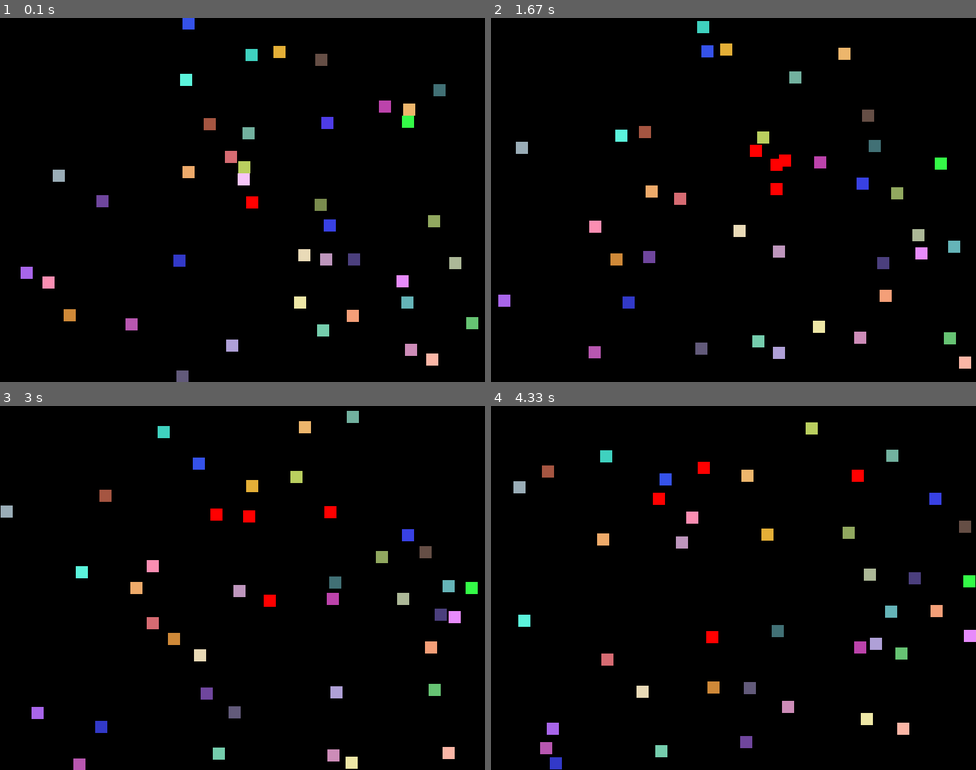
Above: before the commit, frames 1-4 (two rows, left to right).
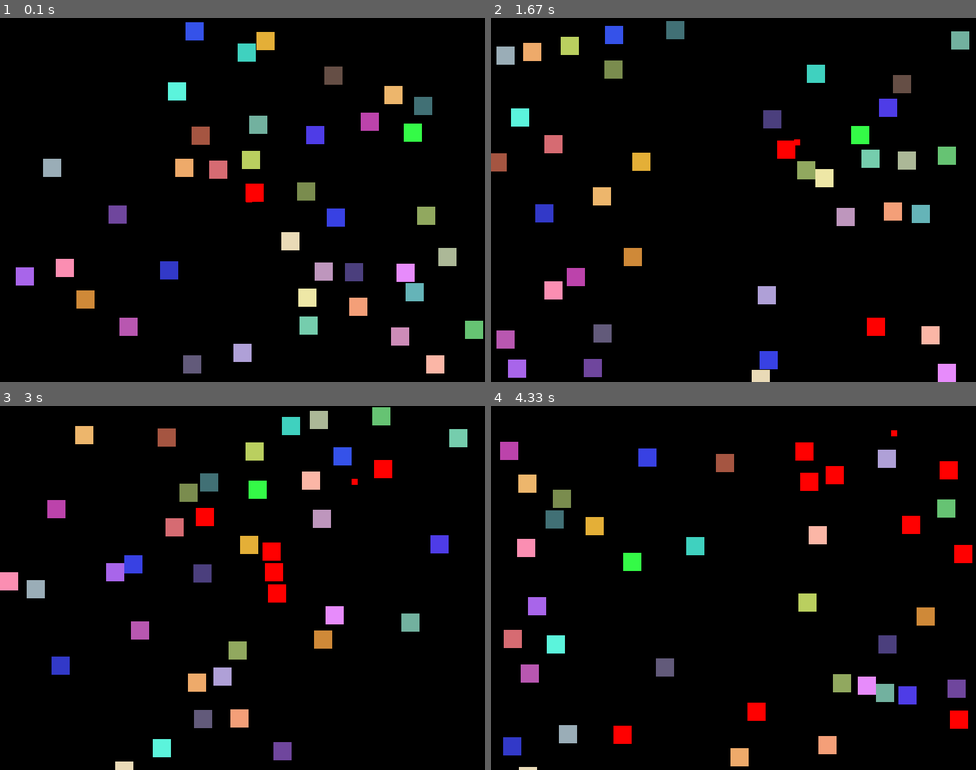
Above: after the commit, the same moments.

Repository: fischettijw/Breakout
Game: pygame game, started from Bouncing/POC_Herd_Immunity.py
The game is run twice, just before and just after one commit, with the same random seed, the same clock (stepped at 60 frames per second) and the same inputs.
Inputs:
- Up to frame 1 (0.1 s): no input
- Up to frame 2 (1.67 s): no input
- Up to frame 3 (3 s): no input
- Up to frame 4 (4.33 s): no input

The runs differ from the first frame. In frame 1, 8.8% of the frame differs, in the area x 3-100%, y 0-100%; in frame 2, 11%, in the area x 0-99%, y 0-100%; in frame 3, 10%; in frame 4, 11%.

Commit message:
03-08-2024  05:35 AM

Diff:
--- /dev/null
+++ b/Abigail/ChatGPT_HerdImmunity_01.py
@@ -0,0 +1,110 @@
+# https://chatgpt.com/share/67cc15cf-1d9c-8011-b3d5-dd95968a9a5b
+
+import pygame
+import random
+import math
+
+# Initialize Pygame
+pygame.init()
+
+# Screen dimensions
+WIDTH, HEIGHT = 800, 600
+screen = pygame.display.set_mode((WIDTH, HEIGHT))
+pygame.display.set_caption("Herd Immunity Simulation")
+
+# Colors
+WHITE = (255, 255, 255)
+BLACK = (0, 0, 0)
+GREEN = (0, 200, 0)  # Immune
+RED = (200, 0, 0)    # Infected
+BLUE = (0, 0, 200)   # Susceptible
+
+# Parameters
+POPULATION = 200
+INFECTION_RADIUS = 10
+INFECTION_PROBABILITY = 0.05  # Chance of spreading when in range
+VACCINATED_PERCENT = 0.7     # Starting vaccinated proportion (adjustable)
+
+# Individual class
+class Person:
+    def __init__(self, x, y, status="susceptible"):
+        self.x = x
+        self.y = y
+        self.status = status
+        self.speed = random.uniform(1, 3)
+        self.angle = random.uniform(0, 2 * math.pi)
+
+    def move(self):
+        self.x += self.speed * math.cos(self.angle)
+        self.y += self.speed * math.sin(self.angle)
+
+        # Boundary conditions
+        if self.x < 0 or self.x > WIDTH:
+            self.angle = math.pi - self.angle
+        if self.y < 0 or self.y > HEIGHT:
+            self.angle = -self.angle
+
+    def draw(self):
+        color = BLUE if self.status == "susceptible" else GREEN if self.status == "immune" else RED
+        pygame.draw.circle(screen, color, (int(self.x), int(self.y)), 5)
+
+# Initialize population
+people = []
+for _ in range(POPULATION):
+    x, y = random.randint(0, WIDTH), random.randint(0, HEIGHT)
+    if random.random() < VACCINATED_PERCENT:
+        people.append(Person(x, y, status="immune"))
+    else:
+        people.append(Person(x, y))
+
+# Infect one random person
+random.choice(people).status = "infected"
+
+def check_infection():
+    for person in people:
+        if person.status == "infected":
+            for other in people:
+                if other.status == "susceptible":
+                    dist = math.hypot(person.x - other.x, person.y - other.y)
+                    if dist < INFECTION_RADIUS and random.random() < INFECTION_PROBABILITY:
+                        other.status = "infected"
+
+# Main loop
+running = True
+clock = pygame.time.Clock()
+
+days = 0
+while running:
+    screen.fill(WHITE)
+
+    for event in pygame.event.get():
+        if event.type == pygame.QUIT:
+            running = False
+
+    for person in people:
+        person.move()
+        person.draw()
+
+    check_infection()
+
+    # Count statuses
+    infected_count = sum(1 for p in people if p.status == "infected")
+    immune_count = sum(1 for p in people if p.status == "immune")
+    susceptible_count = POPULATION - infected_count - immune_count
+
+    # Display stats
+    font = pygame.font.SysFont(None, 30)
+    stats = f"Day: {days} | Infected: {infected_count} | Immune: {immune_count} | Susceptible: {susceptible_count}"
+    text = font.render(stats, True, BLACK)
+    screen.blit(text, (10, 10))
+
+    if infected_count == 0:
+        result_text = f"Herd immunity achieved at {immune_count / POPULATION:.0%} vaccinated."
+        result = font.render(result_text, True, GREEN)
+        screen.blit(result, (10, 40))
+
+    pygame.display.flip()
+    clock.tick(30)
+    days += 1
+
+pygame.quit()
--- /dev/null
+++ b/Abigail/ChatGPT_HerdImmunity_02.py
@@ -0,0 +1,120 @@
+# https://chatgpt.com/share/67cc15cf-1d9c-8011-b3d5-dd95968a9a5b
+
+import pygame
+import random
+import math
+
+# Initialize Pygame
+pygame.init()
+
+# Screen dimensions
+WIDTH, HEIGHT = 800, 600
+screen = pygame.display.set_mode((WIDTH, HEIGHT))
+pygame.display.set_caption("Herd Immunity Simulation")
+
+# Colors
+WHITE = (255, 255, 255)
+BLACK = (0, 0, 0)
+GREEN = (0, 200, 0)  # Immune
+RED = (200, 0, 0)    # Infected
+BLUE = (0, 0, 200)   # Susceptible
+
+# Parameters
+POPULATION = 200
+INFECTION_RADIUS = 10
+INFECTION_PROBABILITY = 0.05  # Chance of spreading when in range
+VACCINATED_PERCENT = 0.7     # Starting vaccinated proportion (adjustable)
+
+# Individual class
+class Person:
+    def __init__(self, x, y, status="susceptible"):
+        self.x = x
+        self.y = y
+        self.status = status
+        self.speed = random.uniform(1, 3)
+        self.angle = random.uniform(0, 2 * math.pi)
+
+    def move(self):
+        self.x += self.speed * math.cos(self.angle)
+        self.y += self.speed * math.sin(self.angle)
+
+        # Boundary conditions
+        if self.x < 0 or self.x > WIDTH:
+            self.angle = math.pi - self.angle
+        if self.y < 0 or self.y > HEIGHT:
+            self.angle = -self.angle
+
+    def draw(self):
+        color = BLUE if self.status == "susceptible" else GREEN if self.status == "immune" else RED
+        pygame.draw.circle(screen, color, (int(self.x), int(self.y)), 5)
+
+# Initialize population
+people = []
+for _ in range(POPULATION):
+    x, y = random.randint(0, WIDTH), random.randint(0, HEIGHT)
+    if random.random() < VACCINATED_PERCENT:
+        people.append(Person(x, y, status="immune"))
+    else:
+        people.append(Person(x, y))
+
+# Infect one random person
+random.choice(people).status = "infected"
+
+def check_infection():
+    for person in people:
+        if person.status == "infected":
+            for other in people:
+                if other.status == "susceptible":
+                    dist = math.hypot(person.x - other.x, person.y - other.y)
+                    if dist < INFECTION_RADIUS and random.random() < INFECTION_PROBABILITY:
+                        other.status = "infected"
+
+# Main loop
+running = True
+clock = pygame.time.Clock()
+
+days = 0
+while running:
+    screen.fill(WHITE)
+
+    for event in pygame.event.get():
+        if event.type == pygame.QUIT:
+            running = False
+
+    for person in people:
+        person.move()
+        person.draw()
+
+    check_infection()
+
+    # Count statuses
+    infected_count = sum(1 for p in people if p.status == "infected")
+    immune_count = sum(1 for p in people if p.status == "immune")
+    susceptible_count = POPULATION - infected_count - immune_count
+
+    # Display stats
+    font = pygame.font.SysFont(None, 30)
+    stats = f"Day: {days} | Infected: {infected_count} | Immune: {immune_count} | Susceptible: {susceptible_count}"
+    text = font.render(stats, True, BLACK)
+    screen.blit(text, (10, 10))
+
+    # Display legend
+    pygame.draw.circle(screen, RED, (10, 50), 5)
+    screen.blit(font.render("Infected", True, BLACK), (20, 45))
+
+    pygame.draw.circle(screen, GREEN, (10, 70), 5)
+    screen.blit(font.render("Immune", True, BLACK), (20, 65))
+
+    pygame.draw.circle(screen, BLUE, (10, 90), 5)
+    screen.blit(font.render("Susceptible", True, BLACK), (20, 85))
+
+    if infected_count == 0:
+        result_text = f"Herd immunity achieved at {immune_count / POPULATION:.0%} vaccinated."
+        result = font.render(result_text, True, GREEN)
+        screen.blit(result, (10, 40))
+
+    pygame.display.flip()
+    clock.tick(30)
+    days += 1
+
+pygame.quit()
--- /dev/null
+++ b/Abigail/ChatGPT_HerdImmunity_03.py
@@ -0,0 +1,135 @@
+# https://chatgpt.com/share/67cc15cf-1d9c-8011-b3d5-dd95968a9a5b
+
+import pygame
+import random
+import math
+
+# Initialize Pygame
+pygame.init()
+
+# Screen dimensions
+WIDTH, HEIGHT = 800, 600
+screen = pygame.display.set_mode((WIDTH, HEIGHT))
+pygame.display.set_caption("Herd Immunity Simulation")
+
+# Colors
+WHITE = (255, 255, 255)
+BLACK = (0, 0, 0)
+GREEN = (0, 200, 0)  # Immune
+RED = (200, 0, 0)    # Infected
+BLUE = (0, 0, 200)   # Susceptible
+
+# Parameters
+POPULATION = 200
+INFECTION_RADIUS = 10
+INFECTION_PROBABILITY = 0.05  # Chance of spreading when in range
+VACCINATED_PERCENT = 0.7     # Starting vaccinated proportion (adjustable)
+HERD_IMMUNITY_THRESHOLD = 0.7  # Minimum percentage for herd immunity
+
+# Individual class
+class Person:
+    def __init__(self, x, y, status="susceptible"):
+        self.x = x
+        self.y = y
+        self.status = status
+        self.speed = random.uniform(1, 3)
+        self.angle = random.uniform(0, 2 * math.pi)
+
+    def move(self):
+        self.x += self.speed * math.cos(self.angle)
+        self.y += self.speed * math.sin(self.angle)
+
+        # Boundary conditions
+        if self.x < 0 or self.x > WIDTH:
+            self.angle = math.pi - self.angle
+        if self.y < 0 or self.y > HEIGHT:
+            self.angle = -self.angle
+
+    def draw(self):
+        color = BLUE if self.status == "susceptible" else GREEN if self.status == "immune" else RED
+        pygame.draw.circle(screen, color, (int(self.x), int(self.y)), 5)
+
+# Initialize population
+people = []
+for _ in range(POPULATION):
+    x, y = random.randint(0, WIDTH), random.randint(0, HEIGHT)
+    if random.random() < VACCINATED_PERCENT:
+        people.append(Person(x, y, status="immune"))
+    else:
+        people.append(Person(x, y))
+
+# Infect one random person
+random.choice(people).status = "infected"
+
+def check_infection():
+    for person in people:
+        if person.status == "infected":
+            for other in people:
+                if other.status == "susceptible":
+                    dist = math.hypot(person.x - other.x, person.y - other.y)
+                    if dist < INFECTION_RADIUS and random.random() < INFECTION_PROBABILITY:
+                        other.status = "infected"
+
+# Main loop
+running = True
+clock = pygame.time.Clock()
+
+days = 0
+herd_immunity_achieved = False
+while running:
+    screen.fill(WHITE)
+
+    for event in pygame.event.get():
+        if event.type == pygame.QUIT:
+            running = False
+
+    for person in people:
+        person.move()
+        person.draw()
+
+    check_infection()
+
+    # Count statuses
+    infected_count = sum(1 for p in people if p.status == "infected")
+    immune_count = sum(1 for p in people if p.status == "immune")
+    susceptible_count = POPULATION - infected_count - immune_count
+
+    # Display stats
+    font = pygame.font.SysFont(None, 30)
+    stats = f"Day: {days} | Infected: {infected_count} | Immune: {immune_count} | Susceptible: {susceptible_count}"
+    text = font.render(stats, True, BLACK)
+    screen.blit(text, (10, 10))
+
+    # Display legend
+    pygame.draw.circle(screen, RED, (10, 50), 5)
+    screen.blit(font.render("Infected", True, BLACK), (20, 45))
+
+    pygame.draw.circle(screen, GREEN, (10, 70), 5)
+    screen.blit(font.render("Immune", True, BLACK), (20, 65))
+
+    pygame.draw.circle(screen, BLUE, (10, 90), 5)
+    screen.blit(font.render("Susceptible", True, BLACK), (20, 85))
+
+    # Display herd immunity progress
+    immunity_progress = immune_count / POPULATION
+    progress_text = f"Herd Immunity Progress: {immunity_progress:.0%} / {HERD_IMMUNITY_THRESHOLD:.0%}"
+    progress_display = font.render(progress_text, True, BLACK)
+    screen.blit(progress_display, (10, 110))
+
+    # Check herd immunity condition
+    if not herd_immunity_achieved and immunity_progress >= HERD_IMMUNITY_THRESHOLD:
+        herd_immunity_achieved = True
+        herd_text = f"Herd Immunity Achieved at {immunity_progress:.0%} vaccinated."
+        herd_result = font.render(herd_text, True, GREEN)
+        screen.blit(herd_result, (10, 140))
+
+    if infected_count == 0:
+        result_text = f"Infection cleared at {immunity_progress:.0%} vaccinated."
+        result = font.render(result_text, True, GREEN)
+        screen.blit(result, (10, 40))
+
+    pygame.display.flip()
+    clock.tick(30)
+    days += 1
+
+pygame.quit()
--- a/Bouncing/DeleteBlocksThat Collide with RED Block.py
+++ b/Bouncing/POC_Herd_Immunity.py
@@ -1,3 +1,5 @@
+# https://www.youtube.com/shorts/PBtZ8SRNkw8
+
 import pygame
 import random
 
@@ -7,7 +9,7 @@
 # Screen settings
 WIDTH, HEIGHT = 800, 600
 screen = pygame.display.set_mode((WIDTH, HEIGHT))
-pygame.display.set_caption("Bouncing Blocks Simulation")
+pygame.display.set_caption("Herd Immunity - POC")
 
 # Colors
 BLACK = (0, 0, 0)
@@ -39,6 +41,7 @@
 
     def draw(self, screen):
         pygame.draw.rect(screen, self.color, (self.x, self.y, self.size, self.size))
+        # pygame.draw.rect(screen, "green", (self.x, self.y, self.size, self.size), 1)  # outer rectangle (green stroke)
 
 def check_collision(block1, block2):
     return (
@@ -73,15 +76,15 @@
 
 # Create blocks
 NUM_BLOCKS = 40
-red_block = Block(WIDTH // 2, HEIGHT // 2, 20, RED, 3)
+red_block = Block(WIDTH // 2, HEIGHT // 2, 10, RED, 1)
 blocks = []
 
 for blk in range(NUM_BLOCKS):
-    size = 20
+    size = 30
     x = random.randint(0, WIDTH - size)
     y = random.randint(0, HEIGHT - size)
     color = [random.randint(50, 255) for _ in range(3)]
-    speed = random.randint(2, 4)
+    speed = random.randint(2, 5)
     blocks.append(Block(x, y, size, color, speed))
 
 
@@ -116,6 +119,6 @@
     red_block.draw(screen)  # Draw the red_block
 
     pygame.display.flip()
-    clock.tick(15)
+    clock.tick(60)
 
 pygame.quit()
Renamed: Bouncing/BouncingBalls.py -> Bouncing/previous/BouncingBalls.py
Renamed: Bouncing/BouncingSquares.py -> Bouncing/previous/BouncingSquares.py
Renamed: Bouncing/Collision.py -> Bouncing/previous/Collision.py
Renamed: Bouncing/ORIG_Ball.py -> Bouncing/previous/ORIG_Ball.py
Renamed: Bouncing/ORIG_Square.py -> Bouncing/previous/ORIG_Square.py
Not shown, changed: Abigail/HerdImmunity.ipynb
Not shown, changed: Bouncing/sandbox.ipynb
